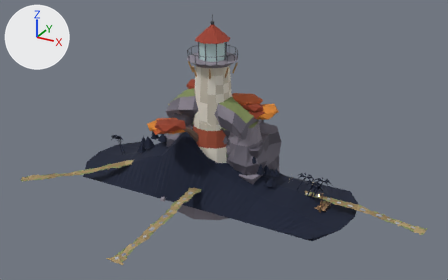
Before and after pictures for a commit that changed the glTF model assets/site/props.glb.
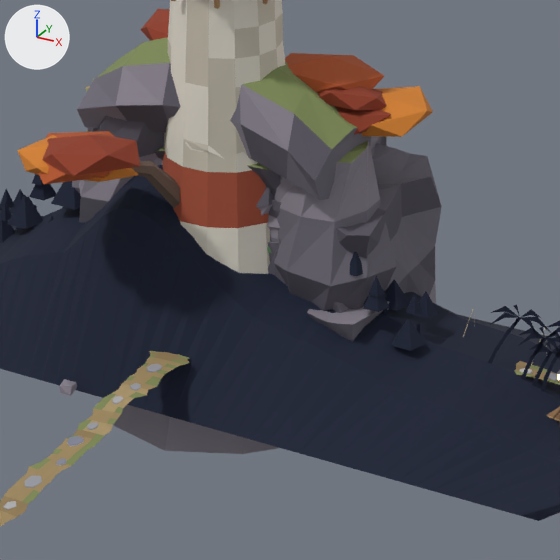
Each version appears first whole from a 50 mm lens placed at (37.9, -66.0, 39.5), pointed at (4.4, -5.1, 9.1), and next in a close-up on the part from 32% to 71% of the width and 27% to 91% of the height. Lighting does not change. The marker at upper left points along +X, +Y and +Z. The first two pictures are the older version. Where no turn or scale is listed for an object, it has been applied to the vertices.

Objects in the first close-up: 'falls_crag_mesh', 'far_island_0_mesh', 'far_island_1_mesh', 'far_island_2_mesh', 'hollow_tree_mesh', 'lighthouse_mesh', 'lighthouse_s1_mesh', 'paths_mesh', 'sea_arch_mesh' and 4 more.
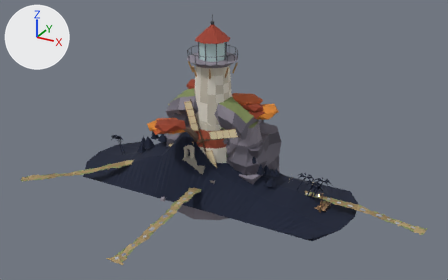
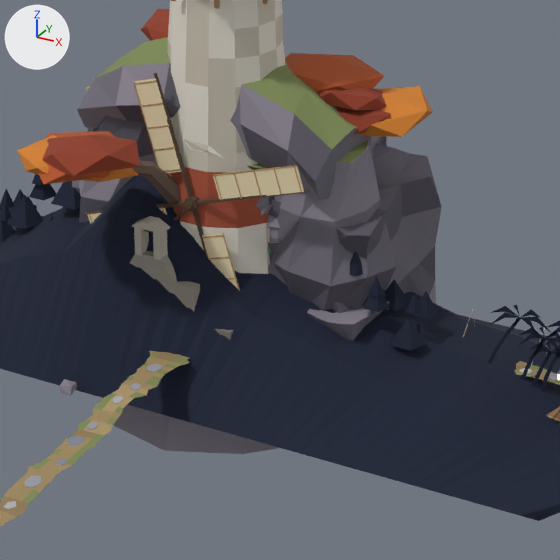
The change in detail:
Material 'lm_moss' (mat_lm_moss) is new.
Its base color is (0.159, 0.254, 0.0782) (green #6f8a4f).
Its roughness is 0.9.
Material 'lm_stone' (mat_lm_stone) is new.
Its base color is (0.323, 0.305, 0.262) (grey #9a968c).
Its roughness is 0.9.
Material 'lm_dark' (mat_lm_dark) is new.
Its base color is (0.0144, 0.0116, 0.0103) (black #201c1a).
Its roughness is 0.9.
Material 'lm_stone_dk' (mat_lm_stone_dk) is new.
Its base color is (0.184, 0.171, 0.147) (grey #77736b).
Its roughness is 0.9.
Material 'lm_stone_lt' (mat_lm_stone_lt) is new.
Its base color is (0.479, 0.451, 0.381) (grey #b8b3a6).
Its roughness is 0.9.
Material 'lm_lime' (mat_lm_lime) is new.
Its base color is (0.776, 0.723, 0.604) (pale yellow #e4ddcc).
Its roughness is 0.9.
Mesh me_p_4101 is new.
It has 277 vertices, 428 faces and spans x -5.37..5.37, y -0.3..0.0, z -5.37..5.37.
Faces by material slot: [92, 48, 288].
It uses material mat_c_wood_dark (brown #54402e).
It uses material mat_c_canvas (beige #e6d6b0).
It uses material mat_c_wood_light (brown #b08a5c).
Mesh me_p_4059 is new.
It has 420 vertices, 672 faces and spans x -3.14..2.87, y -3.8..2.6, z -0.26..8.48.
It uses material mat_lm_lime (pale yellow #e4ddcc).
It uses material mat_lm_stone (grey #9a968c).
It uses material mat_lm_moss (green #6f8a4f).
It uses material mat_lm_stone_dk (grey #77736b).
It uses material mat_lm_stone_lt (grey #b8b3a6).
It uses material mat_c_wood_dark (brown #54402e).
It uses material mat_ct_slate (greyish blue #4f5560).
It uses material mat_lm_dark (black #201c1a).
It uses material mat_c_wood (brown #7c5d40).
Mesh me_p_4134 is new.
It has 548 vertices, 876 faces and spans x -2.44..6.38, y -10.54..1.68, z -2.76..4.95.
Faces by material slot: [288, 208, 256, 12, 12, 100].
It uses material mat_lm_stone (grey #9a968c).
It uses material mat_lm_stone_lt (grey #b8b3a6).
It uses material mat_lm_stone_dk (grey #77736b).
It uses material mat_c_wood_dark (brown #54402e).
It uses material mat_lm_dark (black #201c1a).
It uses material mat_lm_moss (green #6f8a4f).
Object 'windmill_sails_mesh' (ob_windmill_sails_mesh) is new; it shows me_p_4101.
Its location is (0.0, -2.75, 7.2).
Object 'windmill_mesh' (ob_windmill_mesh) is new; it shows me_p_4059.
Its location is (0.0, 0.0, 0.0).
Object 'chapel_ruin_mesh' (ob_chapel_ruin_mesh) is new; it shows me_p_4134.
Its location is (-1.75, 4.2, 2.5).

Pixel boxes [x1, y1, x2, y2] of what changed, in the close-ups (560 x 560 px):
'windmill_sails_mesh', added: after [84, 73, 309, 291]
'chapel_ruin_mesh', added: after [130, 216, 234, 340]
    faces in mat_lm_stone (grey #9a968c): [130, 251, 200, 312]
    faces in mat_lm_stone_lt (grey #b8b3a6): [131, 216, 171, 260]
'windmill_mesh', added (mostly hidden): after [173, 201, 193, 221]
